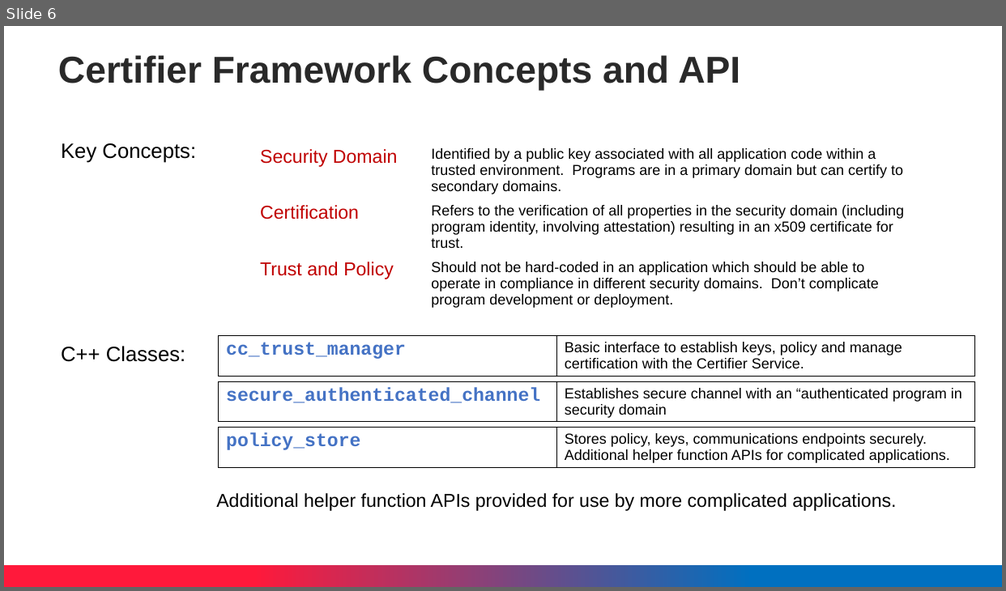
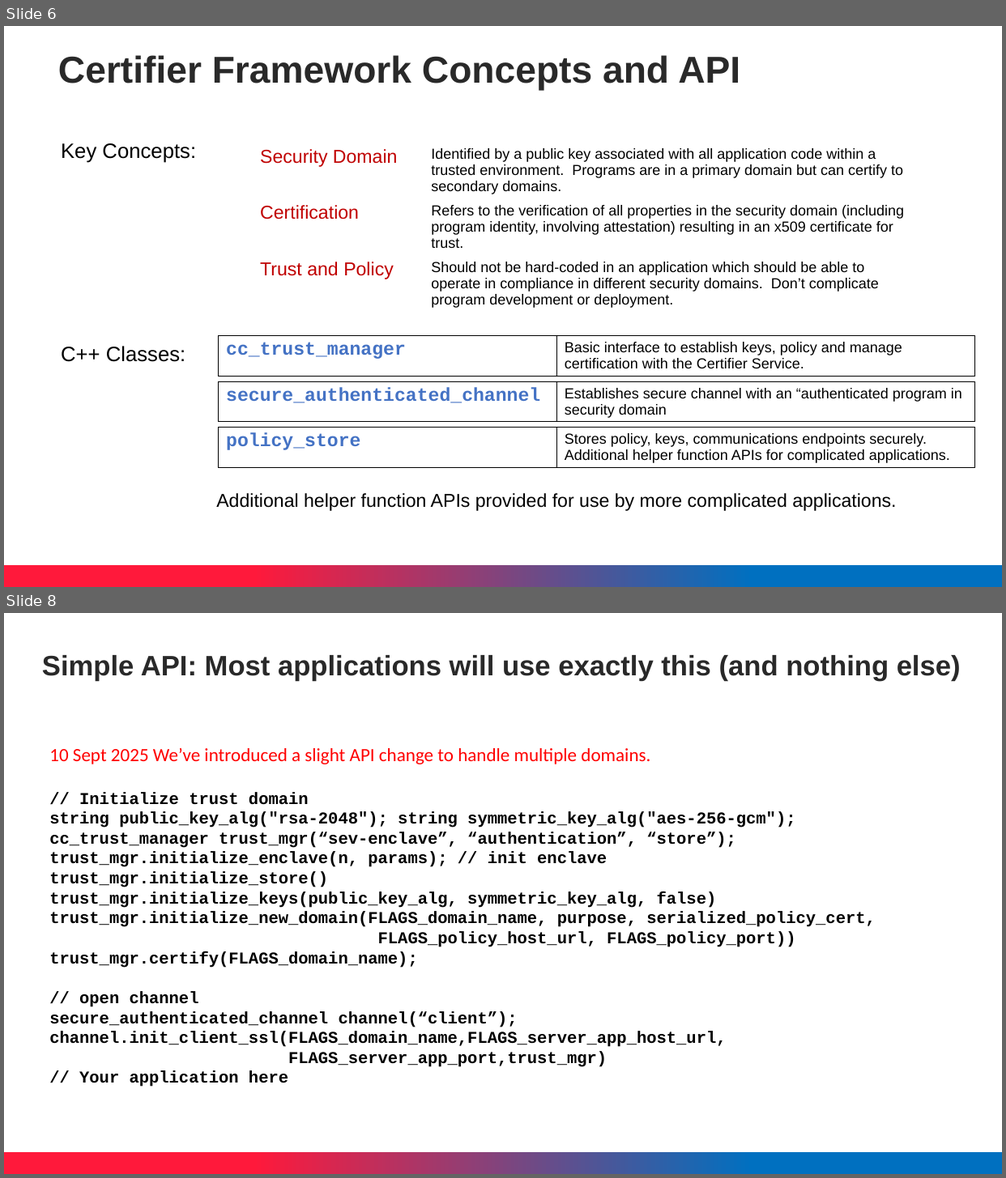
Before and after one commit to ccc-certifier-framework/certifier-framework-for-confidential-computing, a slide deck: Doc/2023-10-CCC-Proposal-TechTalk.pptx. Shown one above the other, each under a label of ours: slide 6 before the commit, slides 6 and 8 after it; the slides between them are not shown. The pictures are 1006x591 and 1006x1178 pixels, drawn with LibreOffice and Linux fonts; fonts in the diff are those of the drawing; background and template pictures are left out. Boxes give left, top, right and bottom in pixels: in the first picture for what was removed or moved away, otherwise in the second. Text is boxed around its words. In the diff, an @@ line names an element or a change of style, - is before the commit and + after.

```diff
--- a/Doc/2023-10-CCC-Proposal-TechTalk.pptx
+++ b/Doc/2023-10-CCC-Proposal-TechTalk.pptx
@@ slide 8 added at bbox=[4, 613, 1002, 1174], background #FFFFFF; not listed: 1 template element that a slide beside it also shows @@
@@ text added at bbox=[42, 655, 961, 681], 27 pt, text #292929, bold @@
+Simple API: Most applications will use exactly this (and nothing else)
@@ text added at bbox=[49, 748, 876, 1087], 16 pt, text #000000, bold @@
+10 Sept 2025 We’ve introduced a slight API change to handle multiple domains.
+// Initialize trust domain
+string public_key_alg("rsa-2048"); string symmetric_key_alg("aes-256-gcm");
+cc_trust_manager trust_mgr(“sev-enclave”, “authentication”, “store”);
+trust_mgr.initialize_enclave(n, params); // init enclave
+trust_mgr.initialize_store()
+trust_mgr.initialize_keys(public_key_alg, symmetric_key_alg, false)
+trust_mgr.initialize_new_domain(FLAGS_domain_name, purpose, serialized_policy_cert,
+FLAGS_policy_host_url, FLAGS_policy_port))
+trust_mgr.certify(FLAGS_domain_name);
+// open channel
+secure_authenticated_channel channel(“client”);
+channel.init_client_ssl(FLAGS_domain_name,FLAGS_server_app_host_url,
+FLAGS_server_app_port,trust_mgr)
+// Your application here
```
Also in this commit, not shown: 1 slide changed, 4 other files.
